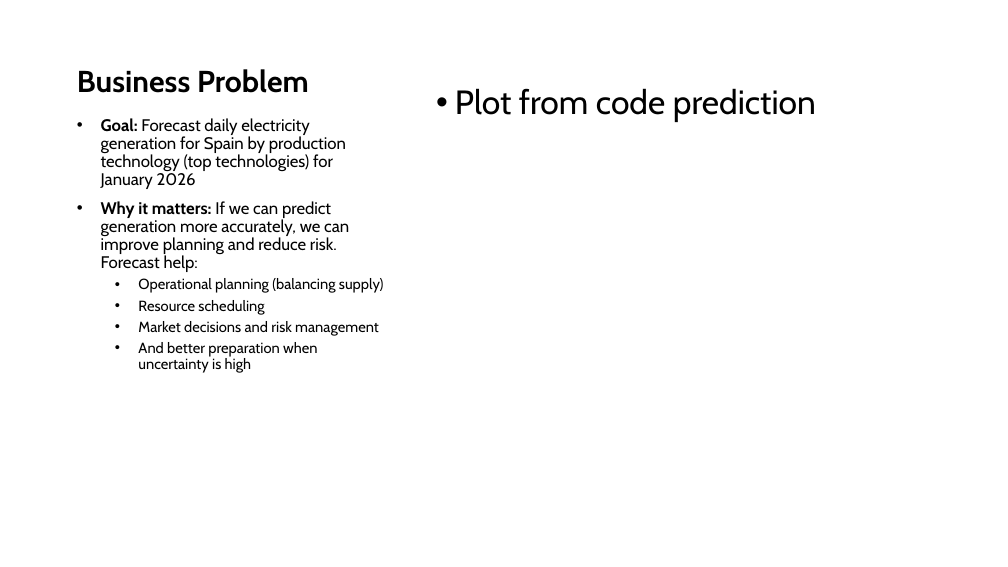
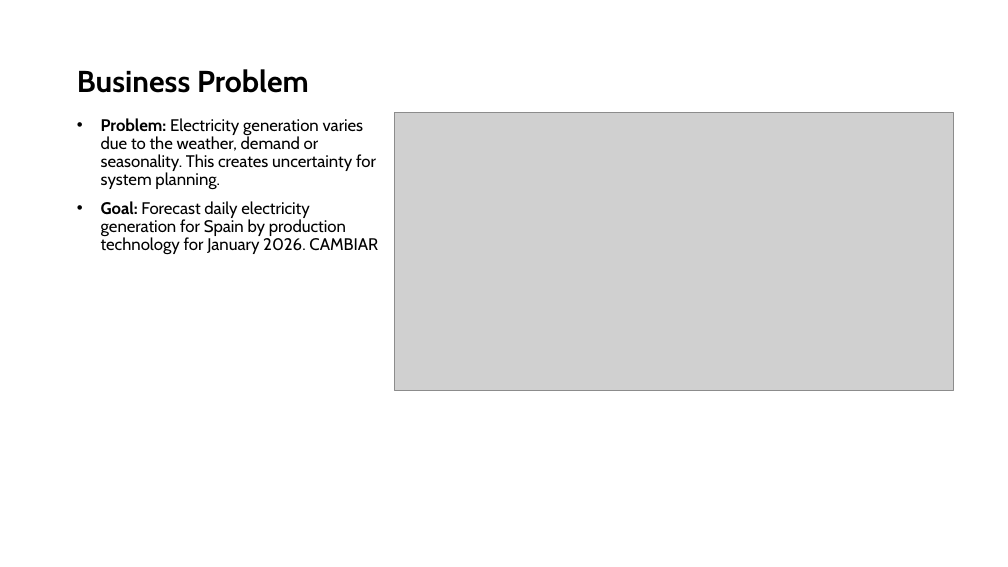
Before and after one commit to mireiamonbu/Spanish-Forecasters-MireiaMontoya-EnriqueRuiz, a slide deck: slide 3 of presentation/CapstonProject.pptx. Drawn at 1008x567 pixels with LibreOffice and Linux fonts; fonts in the diff are those of the drawing; grey boxes stand for pictures. Boxes give left, top, right and bottom in pixels: in the first picture for what was removed or moved away, otherwise in the second. Text is boxed around its words. In the diff, an @@ line names an element or a change of style, - is before the commit and + after.

```diff
--- a/presentation/CapstonProject.pptx
+++ b/presentation/CapstonProject.pptx
@@ text removed at <box>455,88,816,122</box> @@
-• Plot from code prediction
@@ text at <box>101,118,378,254</box>: text changed @@
-• Goal: Forecast daily electricity generation for Spain by production technology (top technologies) for January 2026
-• Why it matters: If we can predict generation more accurately, we can improve planning and reduce risk. Forecast help:
-  • Operational planning (balancing supply)
-  • Resource scheduling
-  • Market decisions and risk management
-  • And better preparation when uncertainty is high
+• Problem: Electricity generation varies due to the weather, demand or seasonality. This creates uncertainty for system planning.
+• Goal: Forecast daily electricity generation for Spain by production technology for January 2026. CAMBIAR
@@ picture added at <box>395,113,954,390</box> @@
```
Also in this commit, not shown: 4 other slides changed, 6 slides added, 2 slides removed, 1 other file.
